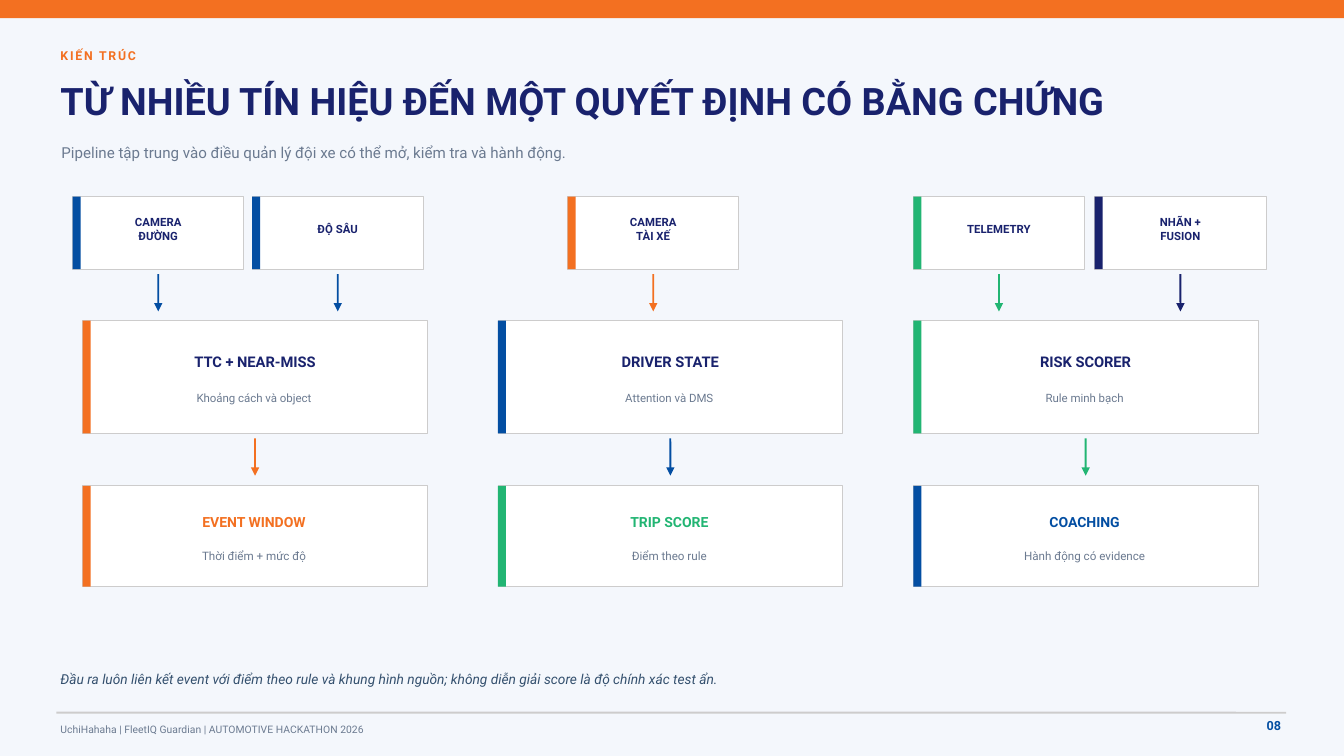
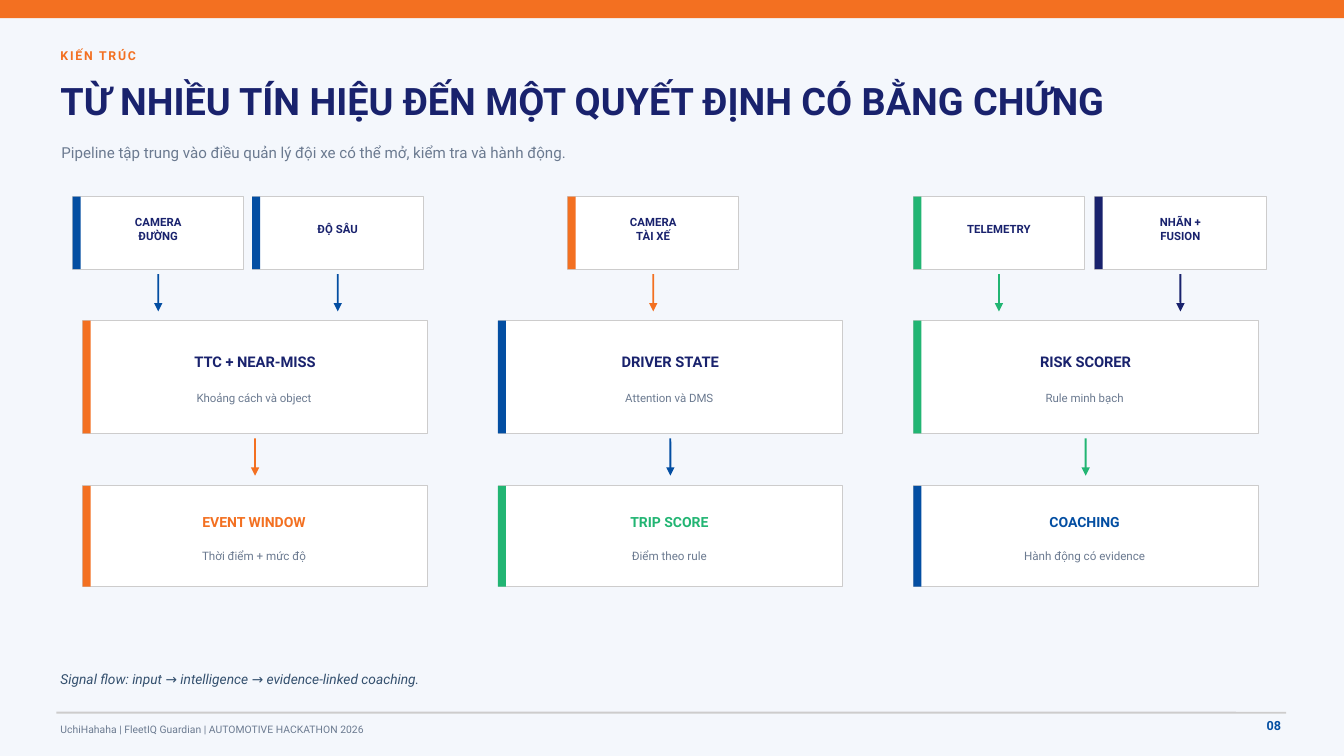
Before and after one commit to hminhphi/UchiHahahaFPTAutomotiveHackathon, a slide deck: slide 8 of docs/proposal/UchiHahaha_FleetIQGuardian_Final_Round2.pptx. Drawn at 1344x756 pixels with LibreOffice and Linux fonts; fonts in the diff are those of the drawing. Boxes give left, top, right and bottom in pixels: in the first picture for what was removed or moved away, otherwise in the second. Text is boxed around its words. In the diff, an @@ line names an element or a change of style, - is before the commit and + after.

```diff
--- a/docs/proposal/UchiHahaha_FleetIQGuardian_Final_Round2.pptx
+++ b/docs/proposal/UchiHahaha_FleetIQGuardian_Final_Round2.pptx
@@ text at [60, 673, 419, 687]: text changed @@
-Đầu ra luôn liên kết event với điểm theo rule và khung hình nguồn; không diễn giải score là độ chính xác test ẩn.
+Signal flow: input → intelligence → evidence-linked coaching.
```
Also in this commit, not shown: 9 other slides changed, 4 slides removed, 17 other files.
